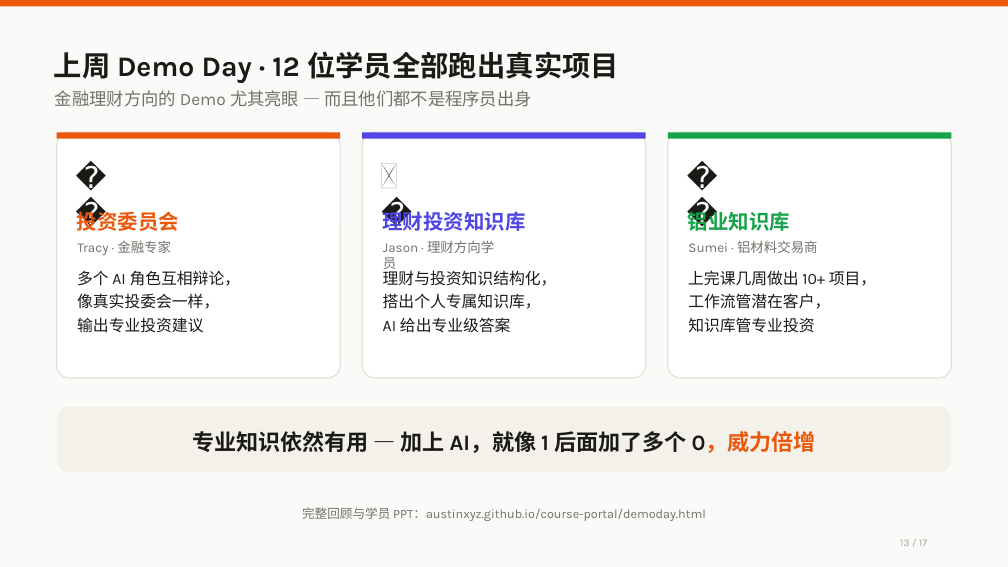
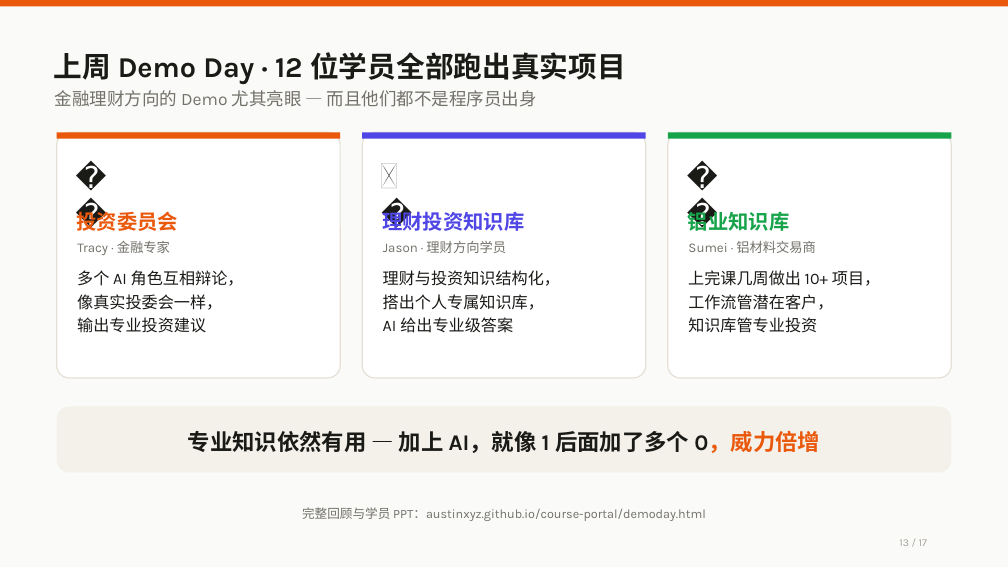
Before and after one commit to austinxyz/course-portal, a slide deck: slide 14 of dl/webinar-s4-stock-0717.pptx (slide 13 before the commit). Drawn at 1008x567 pixels with LibreOffice and Linux fonts; fonts in the diff are those of the drawing. Boxes give left, top, right and bottom in pixels: in the first picture for what was removed or moved away, otherwise in the second. Text is boxed around its words. In the diff, an @@ line names an element or a change of style, - is before the commit and + after.

```diff
--- a/dl/webinar-s4-stock-0717.pptx
+++ b/dl/webinar-s4-stock-0717.pptx
@@ text "上周 Demo Day · 12 ..." at (54, 52, 626, 83): size 20.2 to 20.5 pt @@
@@ text "金融理财方向的 Demo 尤其亮眼 — 而且他们都不是程序员出身" at (55, 90, 537, 107): size 12.4 to 12.5 pt @@
@@ size 14.6 to 14.5 pt in 3 elements at (77, 208, 179, 235), (382, 208, 524, 231), (688, 208, 790, 231) @@
@@ size 9.6 to 9.5 pt in 3 elements at (77, 241, 170, 255), (383, 241, 506, 253), (688, 241, 816, 253) @@
@@ size 11.2 to 11.5 pt in 9 elements at (77, 270, 244, 286), (77, 294, 222, 310), (77, 317, 206, 333), (383, 270, 560, 286), (383, 294, 544, 310), (383, 317, 513, 333), (688, 270, 880, 286), (688, 294, 833, 310), (688, 317, 817, 333) @@
@@ text "专业知识依然有用 — 加上 AI，就像 1 ..." at (188, 430, 820, 453): size 15.8 to 16 pt @@
@@ text "13 / 17" at (899, 539, 927, 546): size 7.3 to 7.5 pt @@
```
Also in this commit, not shown: 9 other slides changed, 2 slides added, 1 slide removed, 5 other files.
